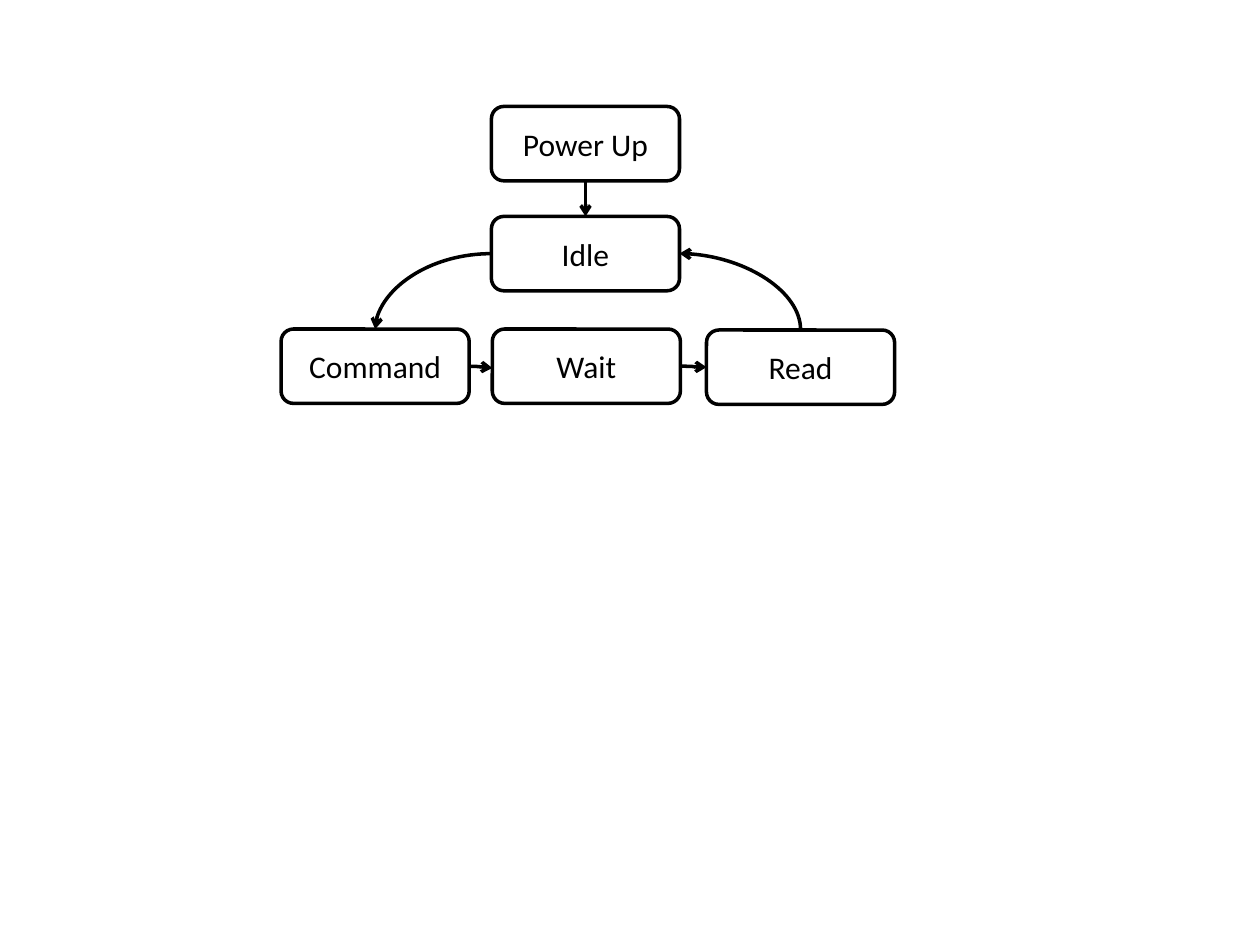
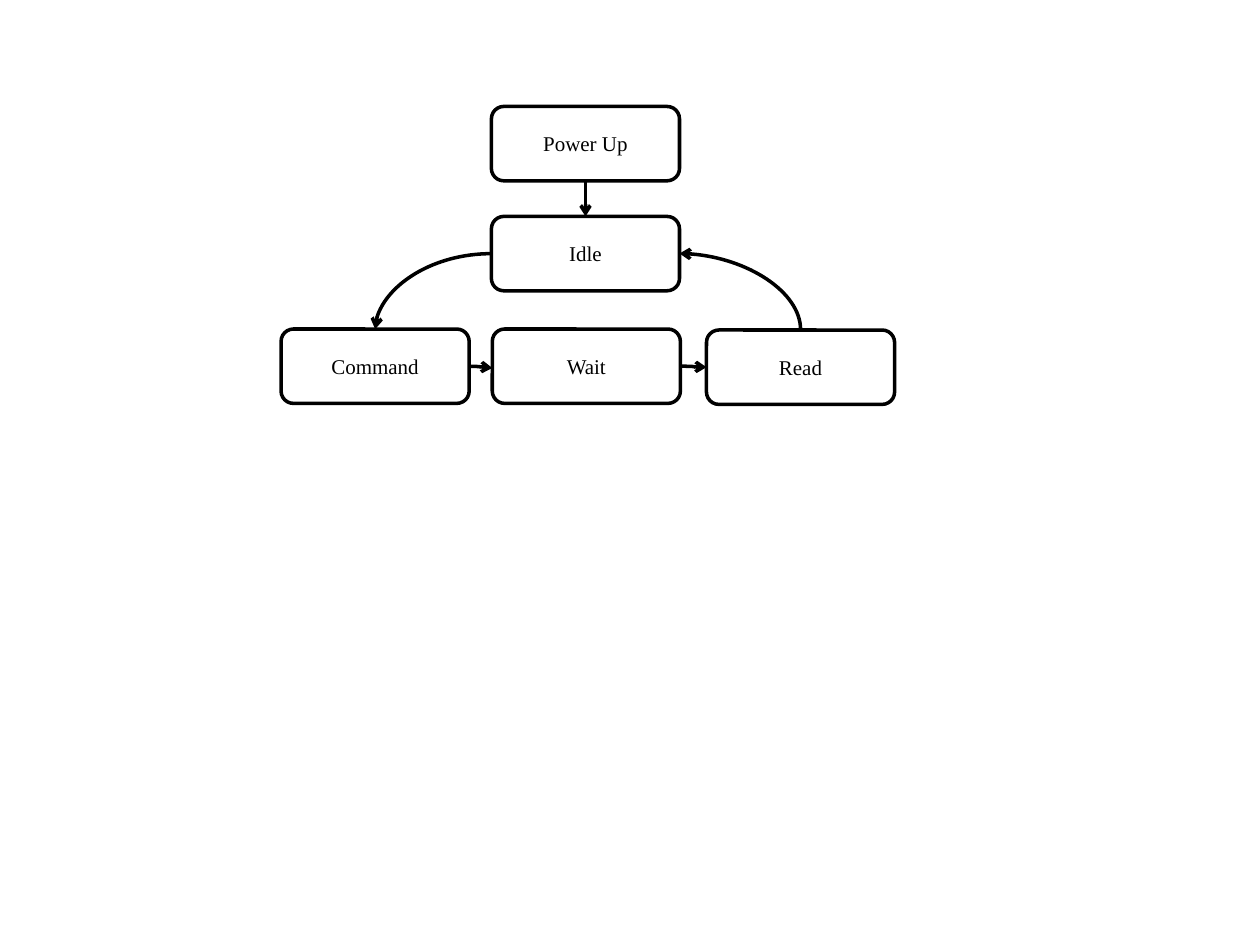
Before and after one commit to drmoorevt/PRIME, a slide deck: slide 4 of Documentation/Results/IODVS/Flowcharts.pptx. Drawn at 1260x945 pixels with LibreOffice and Linux fonts; fonts in the diff are those of the drawing. Boxes give left, top, right and bottom in pixels: in the first picture for what was removed or moved away, otherwise in the second. Text is boxed around its words. In the diff, an @@ line names an element or a change of style, - is before the commit and + after.

```diff
--- a/Documentation/Results/IODVS/Flowcharts.pptx
+++ b/Documentation/Results/IODVS/Flowcharts.pptx
@@ size 18 to 12 pt, font Calibri to Times New Roman in 5 elements at [491, 106, 679, 180], [491, 217, 679, 291], [707, 330, 895, 404], [281, 329, 469, 403], [493, 329, 680, 403] @@
```
Also in this commit, not shown: 3 other slides changed, 4 other files.
